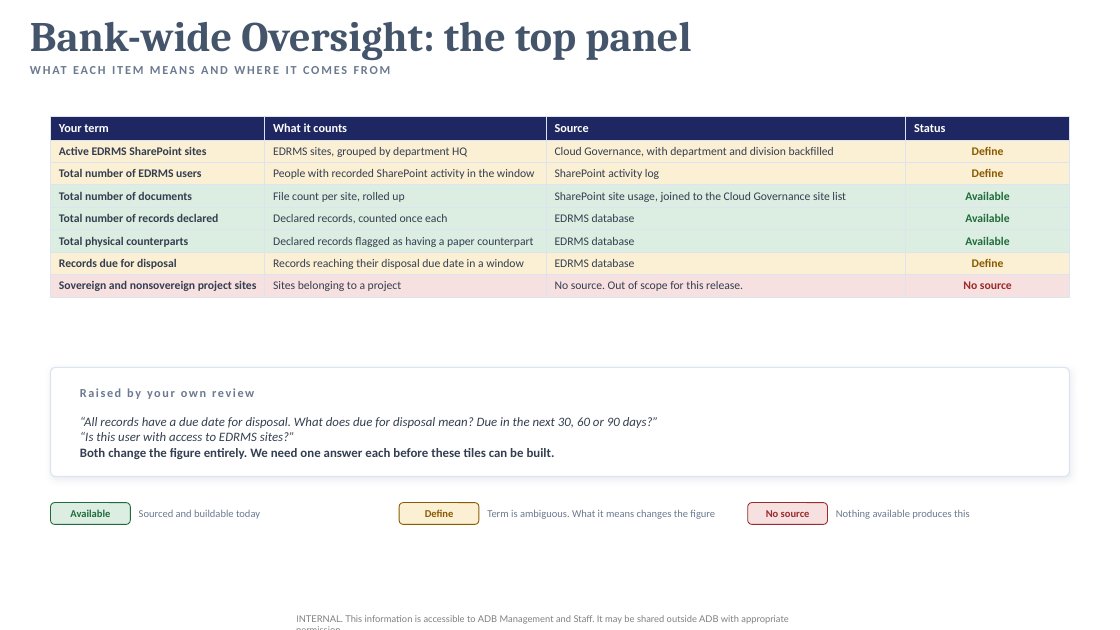
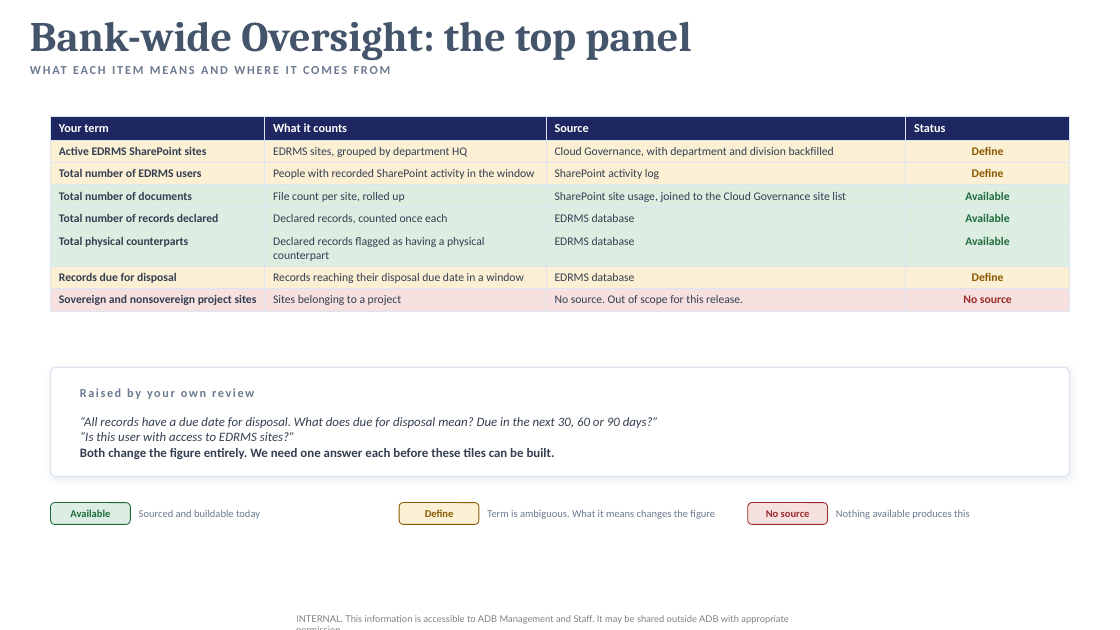
Before and after one commit to perezfiles01-droid/Jim, a slide deck: slide 7 of EDRMS_Util_Report_3.pptx. Drawn at 1120x630 pixels with LibreOffice and Linux fonts; fonts in the diff are those of the drawing; background and template pictures are left out. Boxes give left, top, right and bottom in pixels: in the first picture for what was removed or moved away, otherwise in the second. Text is boxed around its words. In the diff, an @@ line names an element or a change of style, - is before the commit and + after.

```diff
--- a/EDRMS_Util_Report_3.pptx
+++ b/EDRMS_Util_Report_3.pptx
@@ table at box(50, 117, 1070, 311) @@
-row 6, column 2: Declared records flagged as having a paper counterpart
+row 6, column 2: Declared records flagged as having a physical counterpart
```
Also in this commit, not shown: 2 other slides changed.
